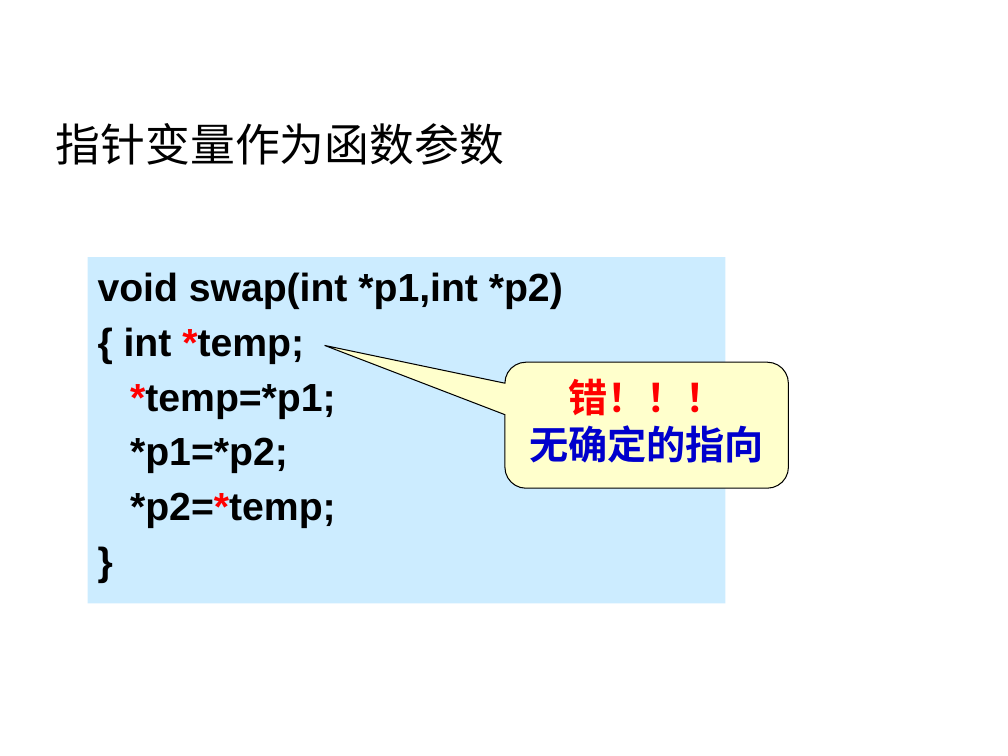
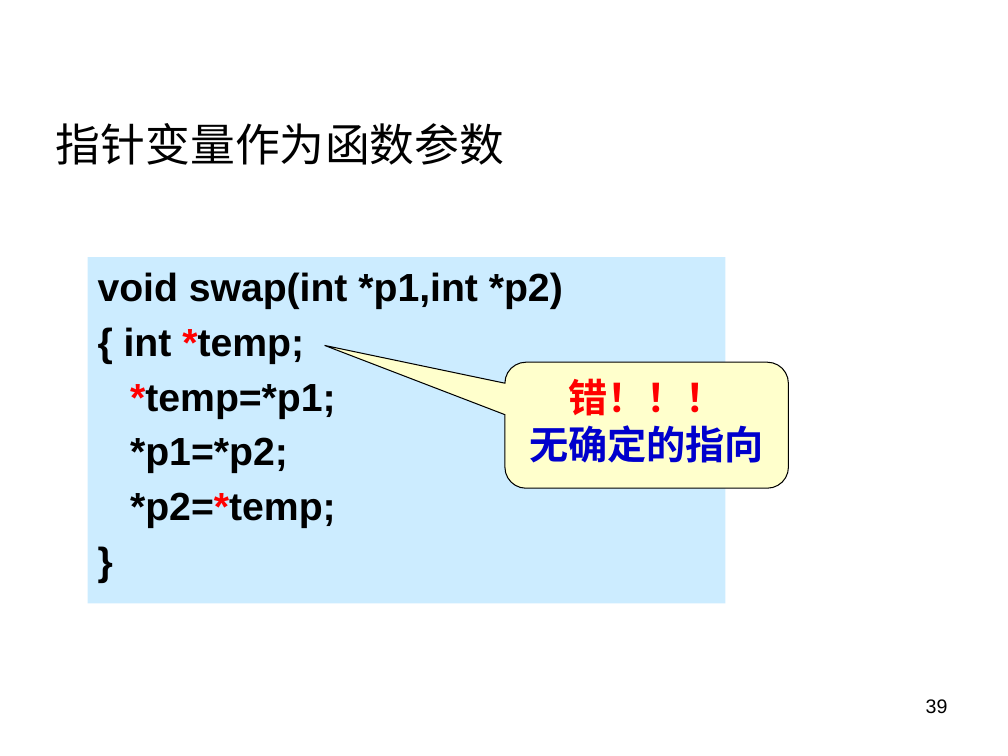
Before and after one commit to rshouc/Advanced-Programming-2018-Autumn, a slide deck: slide 39 of Slides/12 指针（1）.pptx (slide 35 before the commit). Drawn at 1008x756 pixels with LibreOffice and Linux fonts; fonts in the diff are those of the drawing; background and template pictures are left out. Boxes give left, top, right and bottom in pixels: in the first picture for what was removed or moved away, otherwise in the second. Text is boxed around its words. In the diff, an @@ line names an element or a change of style, - is before the commit and + after.

```diff
--- a/Slides/12 指针（1）.pptx
+++ b/Slides/12 指针（1）.pptx
@@ page number added at [926, 699, 948, 714], 14 pt, text #000000 @@
+39
```
Also in this commit, not shown: 5 other slides changed, 7 slides added.
